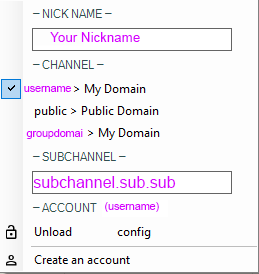
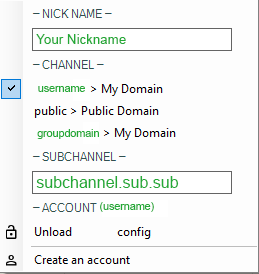
Two versions of the same layered image (259px x 274px). Layer-by-layer changes:
painted on "(username)" over [100, 202, 159, 212]
painted on "subchannel.sub.sub" over [33, 176, 179, 188]
renamed "groupdomain" to "groupdomainn", painted on it over [26, 129, 99, 139]
painted on "username" over [24, 86, 85, 92]
painted on "Your Nickname" over [36, 32, 140, 44]
painted on "Layer 1" over [73, 84, 176, 140]
added layer "Layer 3" over [24, 32, 179, 212]
